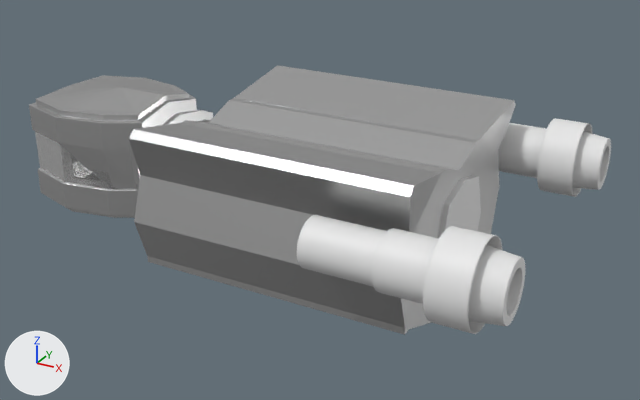
Before and after pictures for a commit that changed the Blender file Assets/Models/Ship.blend.
Rendered twice from a 50 mm lens placed at (24.7, -27.5, 15.2), pointed at (9.3, 0.5, 1.2). Every picture has the same lights, and +X, +Y and +Z are marked at lower left.

The older version as bpy lines, for what is in view:
```python
me_cube_007 = bpy.data.meshes.new('Cube.007')
me_cube_007.from_pydata(...)  # 144 vertices, 146 faces; spans x -1.13..9.82, y -5.12..0.0, z -3.31..3.11
me_cube_007.materials.append(mat_ship_material)  # light grey #cecece
me_cube_008 = bpy.data.meshes.new('Cube.008')
me_cube_008.from_pydata(...)  # 12 vertices, 12 faces; spans x -59.84..-47.71, y -1.12..0.0, z -1.46..1.01
me_cylinder_003 = bpy.data.meshes.new('Cylinder.003')
me_cylinder_003.from_pydata(...)  # 1184 vertices, 1154 faces; spans x -4.58..2.36, y -1.45..1.45, z -1.45..1.45
me_cylinder_003.polygons.foreach_set('use_smooth', [True] * 1154)
ob_cube_009 = bpy.data.objects.new('Cube.009', me_cube_007)
ob_cube_009.location = (5.58, 0.0, 1.91)
_m = ob_cube_009.modifiers.new('Mirror', 'MIRROR')
_m.use_axis = (False, True, False)
_m = ob_cube_009.modifiers.new('Bevel', 'BEVEL')
_m.width = 0.01
_m.width_pct = 0.01
_m.segments = 3
_m.limit_method = 'NONE'
ob_cube_010 = bpy.data.objects.new('Cube.010', me_cube_008)
ob_cube_010.location = (13.9, 0.0, 1.91)
ob_cube_010.scale = (-0.0237, 1.82, 1.5)
_m = ob_cube_010.modifiers.new('Mirror', 'MIRROR')
_m.use_axis = (False, True, False)
ob_cylinder_003 = bpy.data.objects.new('Cylinder.003', me_cylinder_003)
ob_cylinder_003.location = (16.55, 5.64, 2.78)
_m = ob_cylinder_003.modifiers.new('Subdivision', 'SUBSURF')
_m.levels = 2
ob_cylinder_004 = bpy.data.objects.new('Cylinder.004', me_cylinder_003)
ob_cylinder_004.location = (16.55, -5.64, 2.78)
_m = ob_cylinder_004.modifiers.new('Subdivision', 'SUBSURF')
_m.levels = 2
# also in view: 'Cube.007' at (-0.3, 0.0, 2.8); 'Cube.003' at (-0.3, 0.0, 0.5); 'Window' at (-0.4, 0.0, 2.0)
```
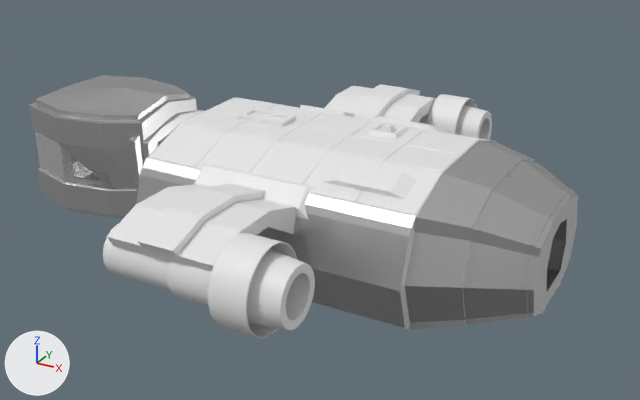
Commit message: Update Ship model a bit

Changed parts and their boxes [x1, y1, x2, y2] in the pictures (640 x 400 px):
'Cube.009', reshaped, modifiers changed (14% wider, 18% shorter): before [129, 65, 516, 335]; after [136, 108, 578, 329]
'Cylinder.004', moved: before [297, 215, 526, 334]; after [103, 224, 315, 338]
'Cube.027', added: after [107, 184, 296, 272]
'Cube.038', added: after [148, 123, 442, 217]
'Cylinder.003', moved: before [498, 118, 611, 197]; after [419, 94, 492, 140]
'Cube.036', added: after [182, 98, 479, 173]
'Cube.028', added: after [325, 84, 436, 123]
'Cube.034', added: after [193, 163, 317, 219]
'Cube.029', added: after [323, 162, 417, 199]
'Cube.031', added: after [238, 108, 296, 127]
'Cube.032', added: after [368, 123, 409, 139]
'Cube.033', added: after [367, 116, 446, 133]
'Cube.030', added: after [300, 105, 355, 117]
'Cube.037', added: after [236, 97, 496, 142]
'Cube.035', added: after [354, 114, 375, 119]
part 1 of me_cube_007, built on: before [129, 65, 516, 335]; after [140, 108, 578, 329]
'Cube.010', unchanged, covered by the edit: before [437, 175, 481, 238]

The change, as a list of edits to the scene's bpy script:
```text
Change me_cube_007:
    remove me_cube_007.from_pydata(...)  # 144 vertices, 146 faces; spans x -1.13..9.82, y -5.12..0.0, z -3.31..3.11
    add me_cube_007.from_pydata(...)  # 243 vertices, 230 faces; spans x -1.13..13.16, y -4.9..0.0, z -3.31..2.4
    me_cube_007 part 1
    13 vertices are removed from x -1.13..9.82, y -4.84..0.0, z -2.43..3.11
    38 faces are deleted
    11 vertices in x -0.83..9.82, y -5.12..-4.84, z 2.85..3.11 move by (-0.3, 0.92, -1.46)
    2 vertices move from x -1.13..-0.58, y 0.0, z 1.87 to x -1.13..-0.58, y 0.0, z 2.4
    100 vertices are added at x -0.51..13.16, y -3.92..0.0, z -2.84..2.4
    6 new vertices lie (0.0, 0.29, 0.0) away from vertices in x 11.21..11.37, y -1.56..-1.52, z -2.84..2.06
    6 new vertices lie (0.0, 0.22, 0.0) away from vertices in x 12.88..13.0, y -1.18..-1.15, z -2.34..1.37
    122 new faces join them
Add me_cube_023:
    me_cube_023.from_pydata([(0.0, 0.0, 0.0), (0.05, 0.04, 0.04), (0.0, 2.2, 0.01), (0.05, 2.15, 0.03), (2.13, 0.0, 0.0), (2.08, 0.04, 0.04), (2.13, 2.2, 0.01), (2.08, 2.15, 0.03)], [], [(0, 1, 3, 2), (2, 3, 7, 6), (6, 7, 5, 4), (4, 5, 1, 0), (2, 6, 4, 0), (7, 3, 1, 5)])
Add me_cube_022:
    me_cube_022.from_pydata([(0.0, 0.0, 0.0), (0.05, 0.04, 0.04), (0.0, 1.77, 0.0), (0.05, 1.73, 0.05), (2.13, 0.0, 0.0), (2.08, 0.04, 0.04), (2.13, 1.77, 0.0), (2.08, 1.73, 0.05)], [], [(0, 1, 3, 2), (2, 3, 7, 6), (6, 7, 5, 4), (4, 5, 1, 0), (2, 6, 4, 0), (7, 3, 1, 5)])
Add me_cube_021:
    me_cube_021.from_pydata([(-2.44, -0.6, 0.0), (-2.09, -0.41, 0.24), (-2.44, 0.6, 0.0), (-2.09, 0.41, 0.24), (2.44, -0.6, 0.0), (2.09, -0.41, 0.24), (2.44, 0.6, 0.0), (2.09, 0.41, 0.24)], [], [(0, 1, 3, 2), (2, 3, 7, 6), (6, 7, 5, 4), (4, 5, 1, 0), (2, 6, 4, 0), (7, 3, 1, 5)])
Add me_cube_017:
    me_cube_017.from_pydata([(-1.59, -0.5, 0.0), (-1.0, -0.5, 0.24), (-1.59, 0.5, 0.0), (-1.0, 0.5, 0.24), (1.59, -0.5, 0.0), (1.0, -0.5, 0.24), (1.59, 0.5, 0.0), (1.0, 0.5, 0.24)], [], [(0, 1, 3, 2), (2, 3, 7, 6), (6, 7, 5, 4), (4, 5, 1, 0), (2, 6, 4, 0), (7, 3, 1, 5)])
Change ob_cube_009:
    remove _m = ob_cube_009.modifiers.new('Bevel', 'BEVEL')
    remove _m.width = 0.01
    remove _m.width_pct = 0.01
    remove _m.segments = 3
    remove _m.limit_method = 'NONE'
Change ob_cylinder_003:
    ob_cylinder_003.location: (16.55, 5.64, 2.78) -> (10.92, 8.1, 2.29)
Change ob_cylinder_004:
    ob_cylinder_004.location: (16.55, -5.64, 2.78) -> (10.92, -8.1, 2.29)
Add ob_cube_038:
    ob_cube_038 = bpy.data.objects.new('Cube.038', me_cube_023)  # modifiers ARRAY
    ob_cube_038.location = (4.5, -3.91, 3.57)
    ob_cube_038.rotation_euler = (0.339, 0.0, 0.0)  # degrees (19, 0, 0)
Add ob_cube_037:
    ob_cube_037 = bpy.data.objects.new('Cube.037', me_cube_023)  # modifiers ARRAY
    ob_cube_037.location = (4.5, 1.83, 4.3)
    ob_cube_037.rotation_euler = (-0.339, 0.0, 0.0)  # degrees (-19, 0, 0)
Add ob_cube_036:
    ob_cube_036 = bpy.data.objects.new('Cube.036', me_cube_022)  # modifiers ARRAY, MIRROR
    ob_cube_036.location = (4.5, -0.02, 4.32)
    ob_cube_036.rotation_euler = (0.00795, 0.0, 0.0)  # degrees (0.5, 0, 0)
Add ob_cube_035:
    ob_cube_035 = bpy.data.objects.new('Cube.035', me_cube_021)
    ob_cube_035.location = (9.08, 3.97, 3.29)
    ob_cube_035.rotation_euler = (-0.817, 0.0, 0.0)  # degrees (-47, 0, 0)
Add ob_cube_034:
    ob_cube_034 = bpy.data.objects.new('Cube.034', me_cube_021)
    ob_cube_034.location = (9.08, -3.97, 3.29)
    ob_cube_034.rotation_euler = (0.754, 0.0, 0.0)  # degrees (43, 0, 0)
Add ob_cube_033:
    ob_cube_033 = bpy.data.objects.new('Cube.033', me_cube_017)
    ob_cube_033.location = (11.56, 3.46, 3.73)
    ob_cube_033.rotation_euler = (-0.339, 0.0, 0.0)  # degrees (-19, 0, 0)
Add ob_cube_032:
    ob_cube_032 = bpy.data.objects.new('Cube.032', me_cube_020)  # 36 vertices, 34 faces; spans x -0.61..0.61, y -0.611..0.609, z -0.003..0.329; modifiers BEVEL
    ob_cube_032.location = (11.94, 0.88, 4.31)
    ob_cube_032.rotation_euler = (-0.00795, 0.0, 0.0)  # degrees (-0.5, 0, 0)
Add ob_cube_031:
    ob_cube_031 = bpy.data.objects.new('Cube.031', me_cube_019)  # 16 vertices, 14 faces; spans x -1.0..1.0, y -0.5..0.5, z 0.0..0.2
    ob_cube_031.location = (7.22, 0.0, 4.32)
    ob_cube_031.rotation_euler = (-0.00795, 0.0, 0.0)  # degrees (-0.5, 0, 0)
Add ob_cube_030:
    ob_cube_030 = bpy.data.objects.new('Cube.030', me_cube_018)  # a box spanning x -1.0..1.0, y -0.5..0.5, z 0.0..0.19
    ob_cube_030.location = (8.33, 2.8, 3.96)
    ob_cube_030.rotation_euler = (-0.339, 0.0, 0.0)  # degrees (-19, 0, 0)
Add ob_cube_029:
    ob_cube_029 = bpy.data.objects.new('Cube.029', me_cube_017)
    ob_cube_029.location = (12.99, -2.86, 3.94)
    ob_cube_029.rotation_euler = (0.339, 0.0, 0.0)  # degrees (19, 0, 0)
Add ob_cube_028:
    ob_cube_028 = bpy.data.objects.new('Cube.028', me_cube)  # 56 vertices, 54 faces; spans x -2.0..2.0, y -4.88..0.29, z -0.22..1.48
    ob_cube_028.location = (9.06, 4.38, 2.46)
    ob_cube_028.rotation_euler = (0.0, 0.0, 3.142)  # degrees (0, 0, 180)
Add ob_cube_027:
    ob_cube_027 = bpy.data.objects.new('Cube.027', me_cube)  # 56 vertices, 54 faces; spans x -2.0..2.0, y -4.88..0.29, z -0.22..1.48
    ob_cube_027.location = (9.06, -4.38, 2.46)
```
